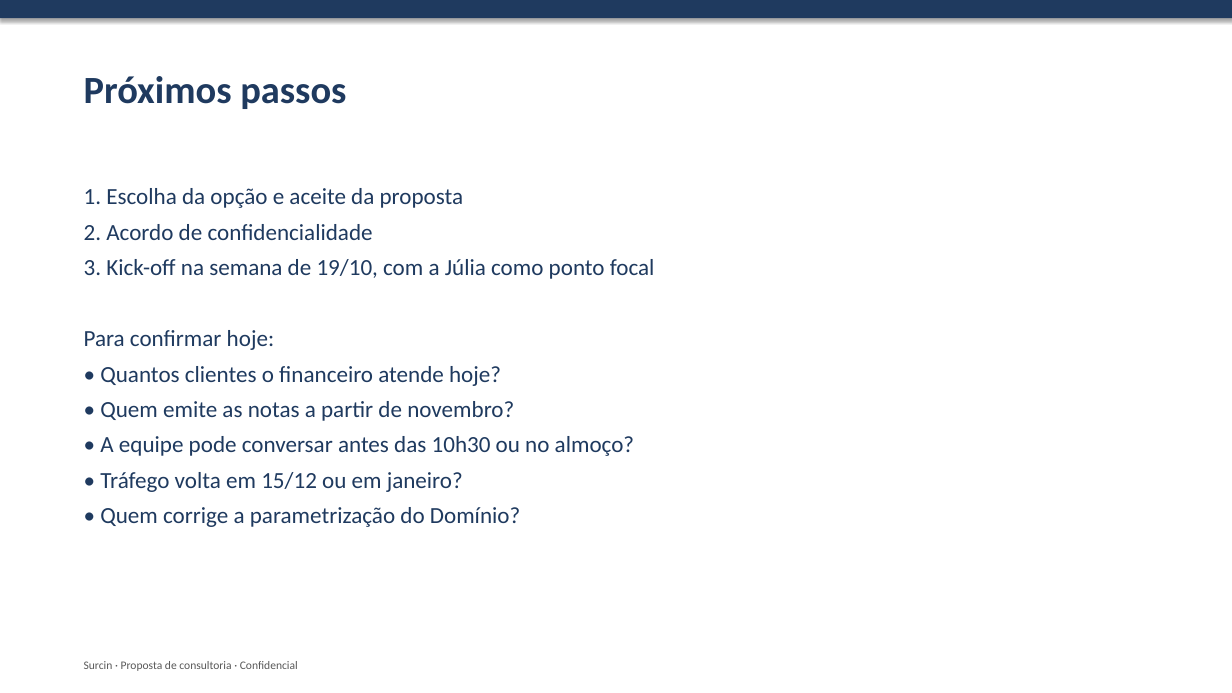
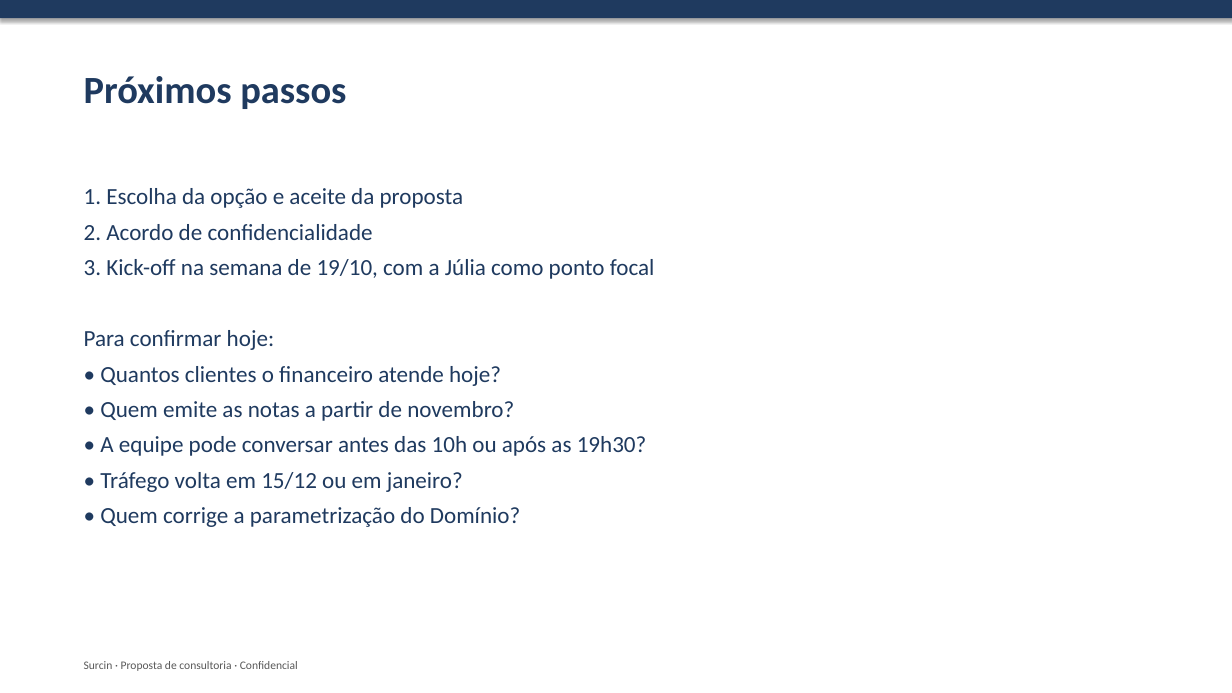
Before and after one commit to rromao-DS/Sourcin-Consultoria, a slide deck: slide 11 of proposta-surcin/06-apresentacao-proposta.pptx. Drawn at 1232x693 pixels with LibreOffice and Linux fonts; fonts in the diff are those of the drawing. Boxes give left, top, right and bottom in pixels: in the first picture for what was removed or moved away, otherwise in the second. Text is boxed around its words. In the diff, an @@ line names an element or a change of style, - is before the commit and + after.

```diff
--- a/proposta-surcin/06-apresentacao-proposta.pptx
+++ b/proposta-surcin/06-apresentacao-proposta.pptx
@@ text at (100,436,647,456): text changed @@
-• A equipe pode conversar antes das 10h30 ou no almoço?
+• A equipe pode conversar antes das 10h ou após as 19h30?
```
Also in this commit, not shown: 9 other files.
